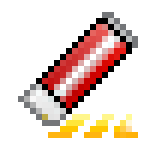
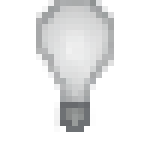
Two versions of the same layered image (144x144). Layer-by-layer changes:
added layer "bulb off" above "highlight 4" over [36, 0, 114, 132]
added layer "highlight 4" above "bulb on" over [48, 132, 120, 138]
hid "eraser" over [18, 12, 138, 126]
hid "highlight 2" over [36, 114, 138, 138]
